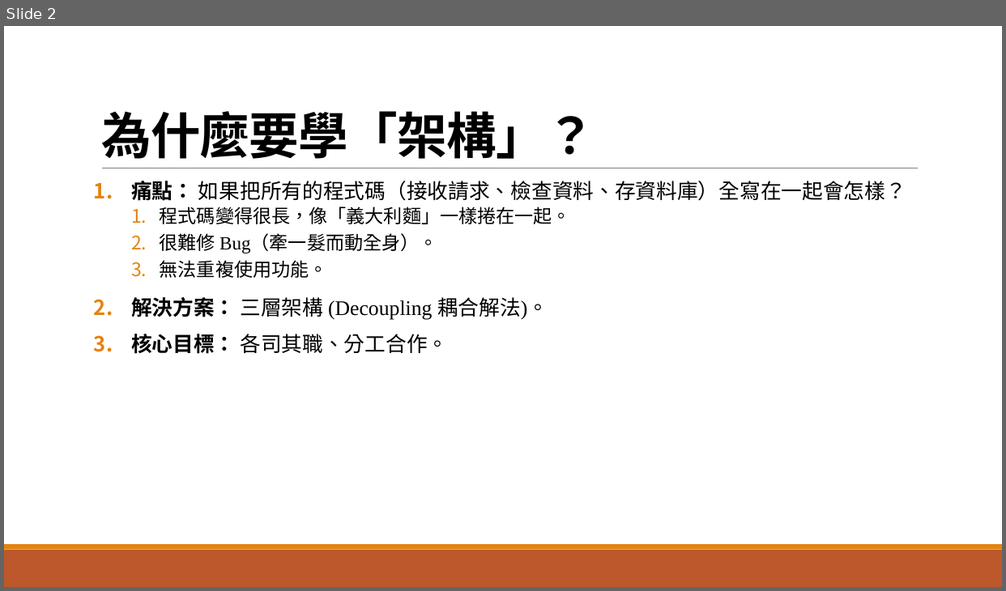
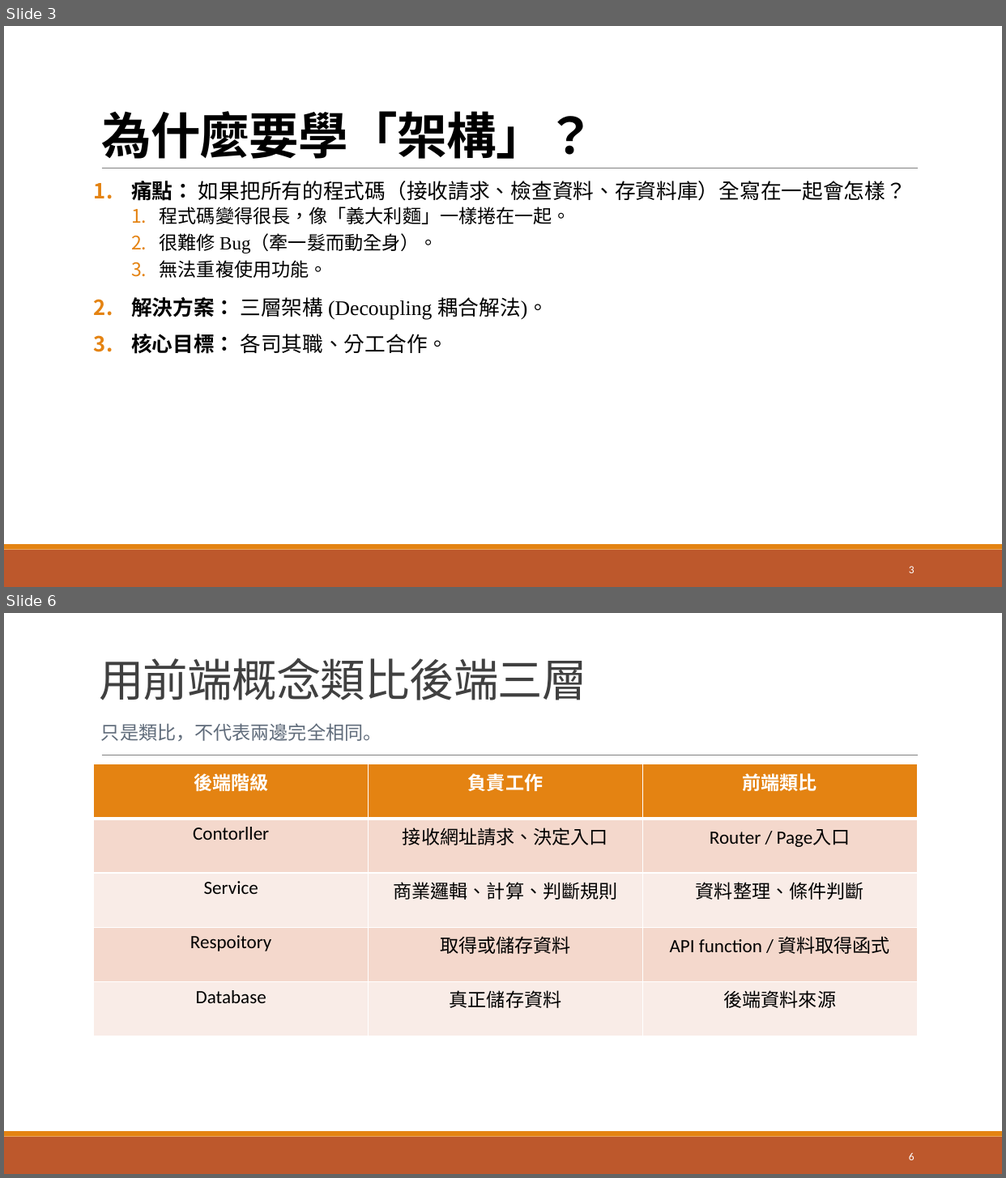
Before and after one commit to GrantChen-XD/CaUpload, a slide deck: JAVA教學.pptx. Shown one above the other, each under a label of ours: slide 2 before the commit, slides 3 and 6 after it; the slides between them are not shown. The pictures are 1006x591 and 1006x1178 pixels, drawn with LibreOffice and Linux fonts; fonts in the diff are those of the drawing. Boxes give left, top, right and bottom in pixels: in the first picture for what was removed or moved away, otherwise in the second. Text is boxed around its words. In the diff, an @@ line names an element or a change of style, - is before the commit and + after.

```diff
--- a/JAVA教學.pptx
+++ b/JAVA教學.pptx
@@ slide 6 added at (x1=4, y1=613, x2=1002, y2=1174), background #FFFFFF; not listed: 3 template elements that a slide beside it also shows @@
@@ title added at (x1=99, y1=658, x2=587, y2=700), 43.2 pt, text #404040 @@
+用前端概念類比後端三層
@@ text added at (x1=101, y1=723, x2=381, y2=741), 18 pt, text #5F6B7A @@
+只是類比，不代表兩邊完全相同。
@@ table added at (x1=94, y1=764, x2=918, y2=1037), 5 rows, 3 columns @@
+後端階級 | 負責工作 | 前端類比
+Contorller | 接收網址請求、決定入口 | Router / Page入口
+Service | 商業邏輯、計算、判斷規則 | 資料整理、條件判斷
+Respoitory | 取得或儲存資料 | API function / 資料取得函式
+Database | 真正儲存資料 | 後端資料來源
@@ page number added at (x1=909, y1=1153, x2=914, y2=1161), 10.5 pt, text #FFFFFF @@
+6
@@ what was slide 2 is now slide 3 @@
@@ slide 3 changed as well @@
@@ page number added at (x1=909, y1=566, x2=914, y2=574), 10.5 pt, text #FFFFFF @@
+3
```
Also in this commit, not shown: 7 other slides changed, 6 other slides added, 1 slide removed, 1 other file.
